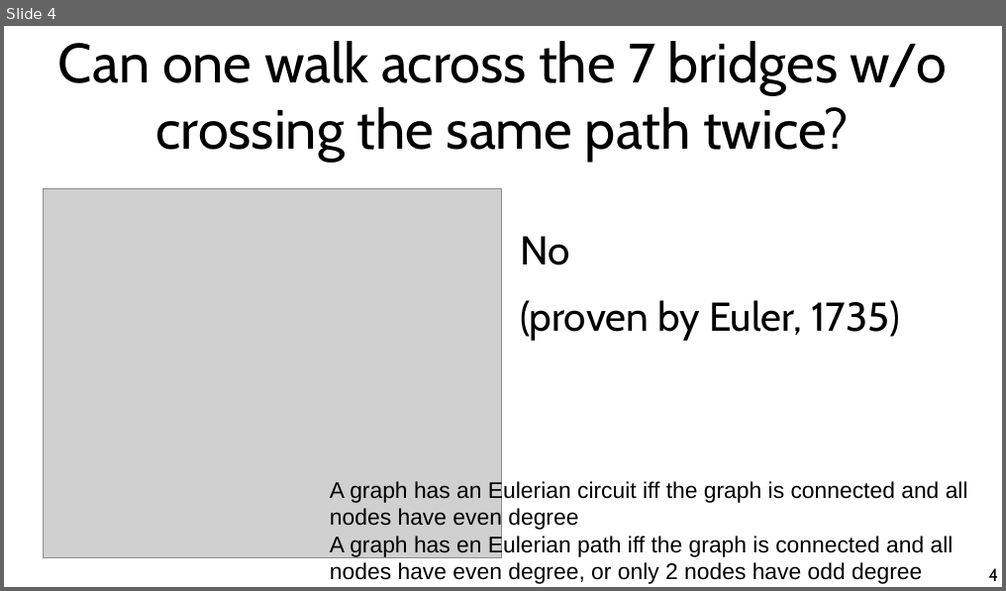
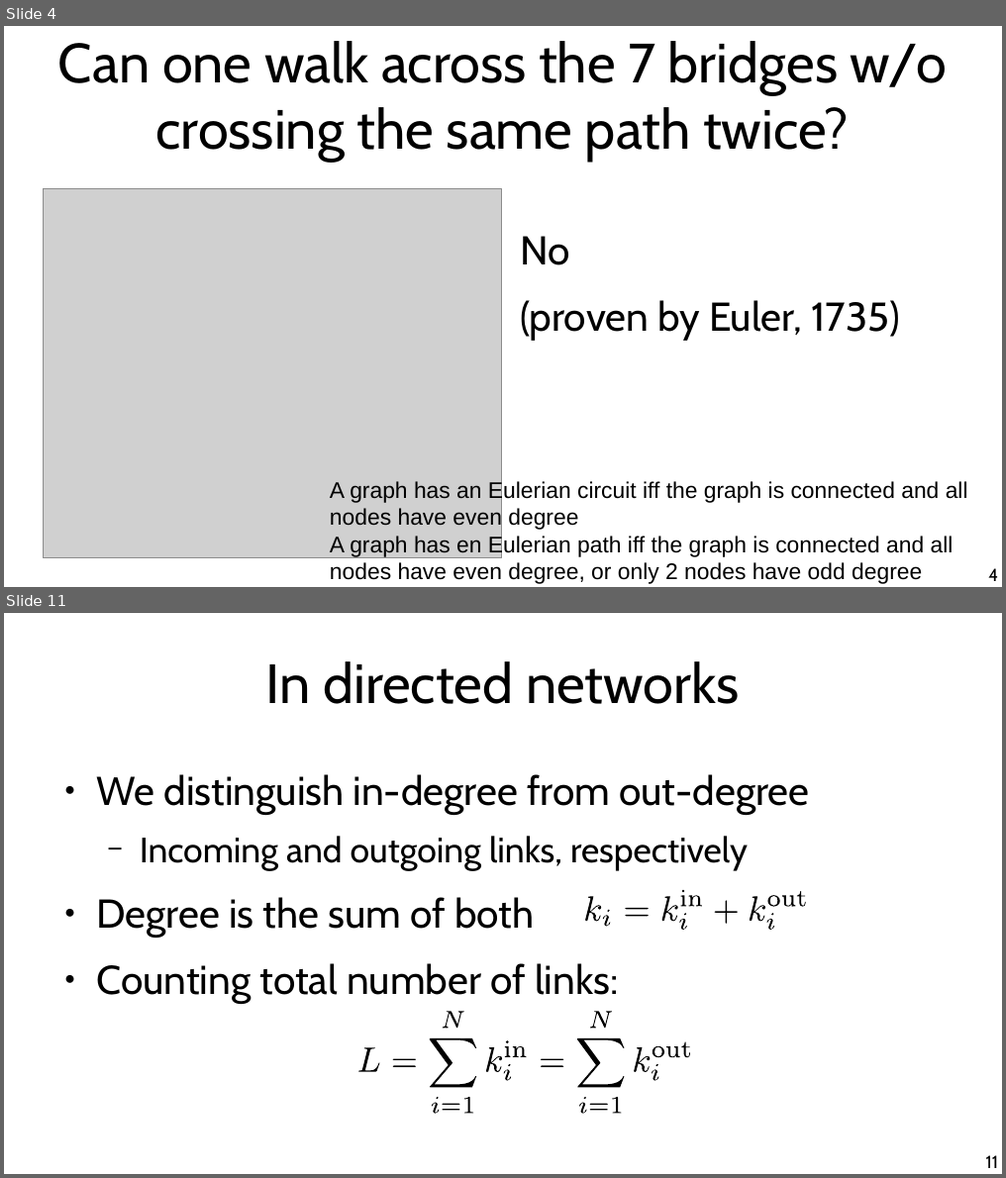
Before and after one commit to chatox/networks-science-course, a slide deck: theory/tt02_graph_theory_basics.odp. Shown one above the other, each under a label of ours: slide 4 before the commit, slides 4 and 11 after it; the slides between them are not shown. The pictures are 1006x591 and 1006x1178 pixels, drawn with LibreOffice and Linux fonts; fonts in the diff are those of the drawing; grey boxes stand for pictures. Boxes give left, top, right and bottom in pixels: in the first picture for what was removed or moved away, otherwise in the second. Text is boxed around its words. In the diff, an @@ line names an element or a change of style, - is before the commit and + after.

Commit message:
Network theory basics

```diff
--- a/theory/tt02_graph_theory_basics.odp
+++ b/theory/tt02_graph_theory_basics.odp
@@ slide 11 added at bbox=[4, 613, 1002, 1174], background #FFFFFF @@
@@ title added at bbox=[266, 662, 740, 704], 44 pt, text #000000 @@
+In directed networks
@@ text added at bbox=[97, 774, 809, 1003], 32 pt, text #000000 @@
+● We distinguish in-degree from out-degree
+  − Incoming and outgoing links, respectively
+● Degree is the sum of both
+● Counting total number of links:
@@ group added at bbox=[585, 890, 806, 930]: 13 freeform shapes @@
@@ group added at bbox=[357, 1011, 692, 1114]: 23 freeform shapes @@
@@ page number added at bbox=[986, 1156, 999, 1168], 14 pt, text #000000 @@
+11
```
Also in this commit, not shown: 1 slide changed, 33 other slides added.
